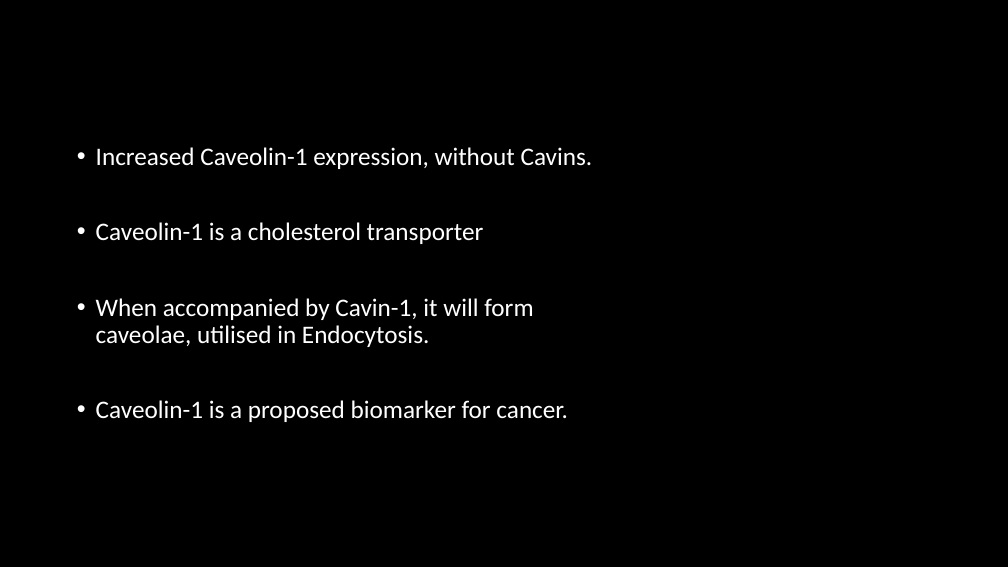
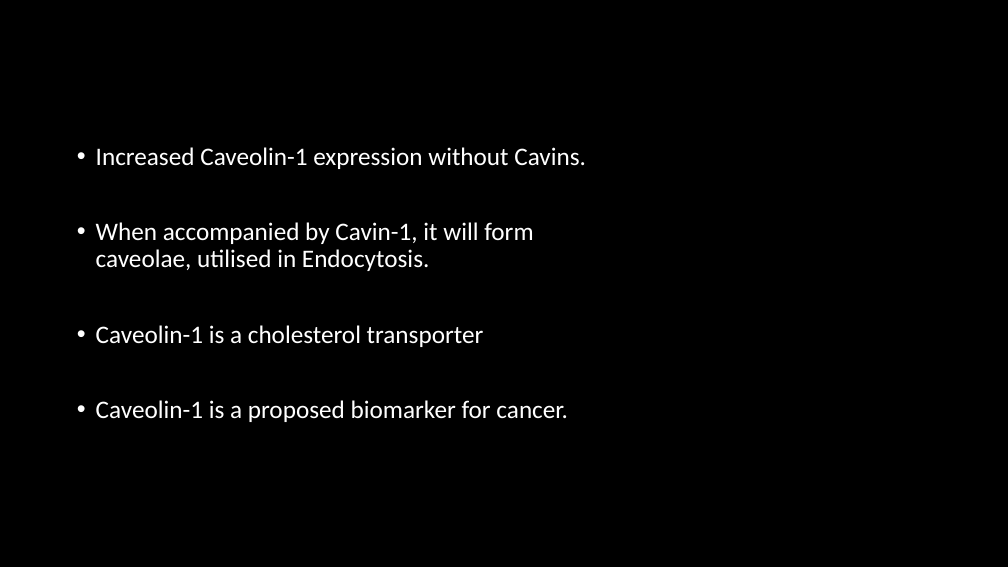
Before and after one commit to HarleyRobinson/Honours2, a slide deck: slide 6 of BackgroundInfo/Selective export of microRNA via extracellular vesicles.pptx (slide 5 before the commit). Drawn at 1008x567 pixels with LibreOffice and Linux fonts; fonts in the diff are those of the drawing; background and template pictures are left out. Boxes give left, top, right and bottom in pixels: in the first picture for what was removed or moved away, otherwise in the second. Text is boxed around its words. In the diff, an @@ line names an element or a change of style, - is before the commit and + after.

```diff
--- a/BackgroundInfo/Selective export of microRNA via extracellular vesicles.pptx
+++ b/BackgroundInfo/Selective export of microRNA via extracellular vesicles.pptx
@@ text at (x1=96, y1=147, x2=586, y2=271): text changed @@
-• Increased Caveolin-1 expression, without Cavins.
+• Increased Caveolin-1 expression without Cavins.
+• When accompanied by Cavin-1, it will form caveolae, utilised in Endocytosis.
@@ text at (x1=96, y1=298, x2=533, y2=347): paragraph removed @@
-• When accompanied by Cavin-1, it will form caveolae, utilised in Endocytosis.
```
Also in this commit, not shown: 9 other slides changed, 1 slide added, 20 other files.
